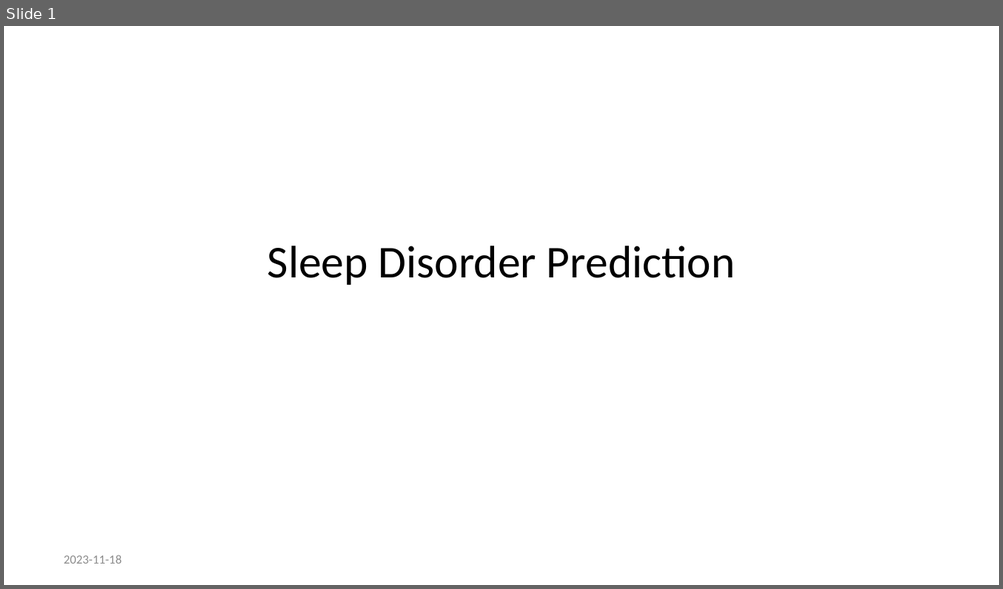
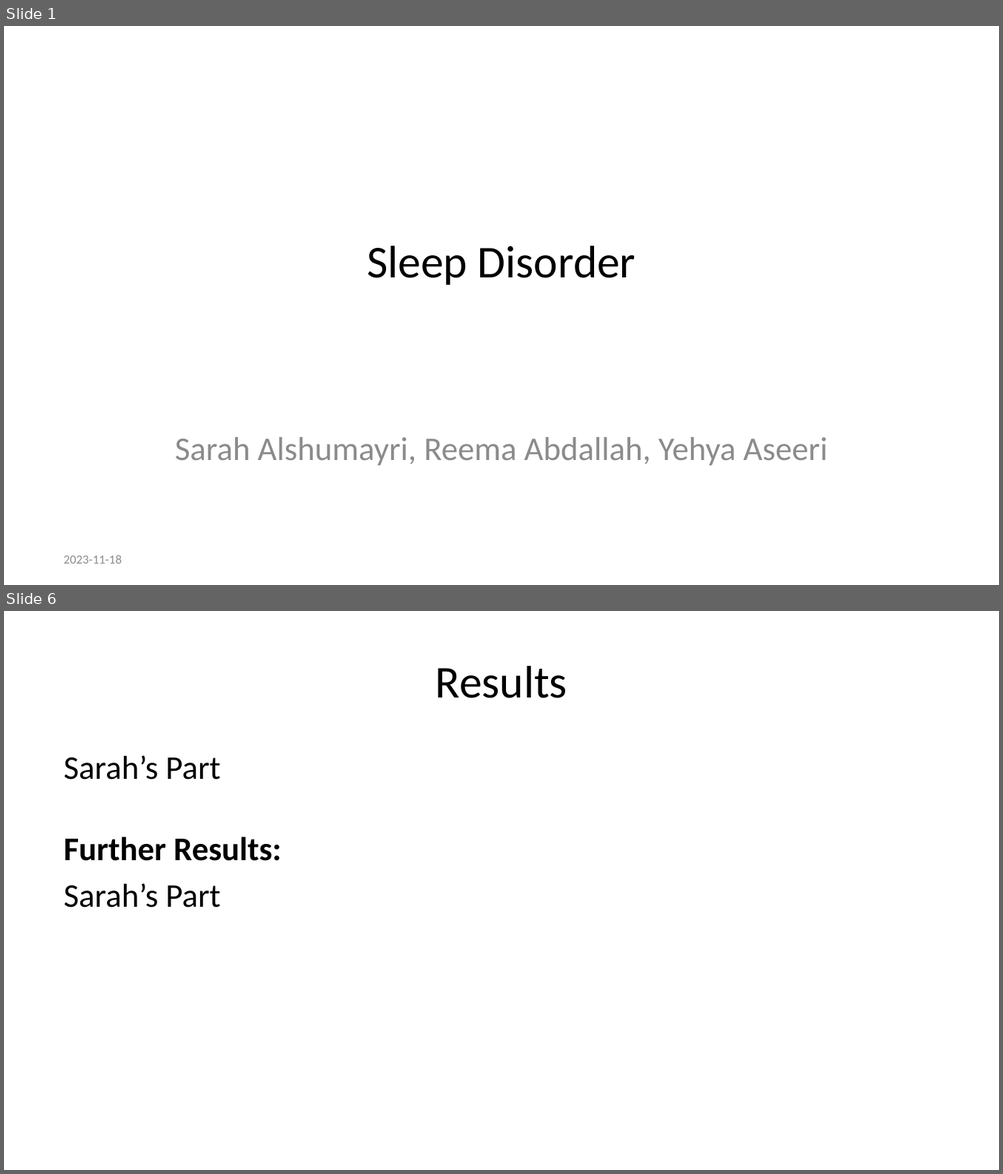
Before and after one commit to Sarah-Alshumayri/Data_Sciences_PPT, a slide deck: Progress_Presentation.pptx. Shown one above the other, each under a label of ours: slide 1 before the commit, slides 1 and 6 after it; the slides between them are not shown. The pictures are 1003x589 and 1003x1174 pixels, drawn with LibreOffice and Linux fonts; fonts in the diff are those of the drawing. Boxes give left, top, right and bottom in pixels: in the first picture for what was removed or moved away, otherwise in the second. Text is boxed around its words. In the diff, an @@ line names an element or a change of style, - is before the commit and + after.

Commit message:
This is Sarah, I finished point 1 in my part

```diff
--- a/Progress_Presentation.pptx
+++ b/Progress_Presentation.pptx
@@ slide 6 added at [4, 611, 999, 1170], background #FFFFFF @@
@@ title added at [435, 666, 567, 698], 33 pt, text #000000 @@
+Results
@@ text added at [64, 755, 282, 908], 24 pt, text #000000 @@
+Sarah’s Part
+Further Results:
+Sarah’s Part
@@ slide 1 changed as well @@
@@ title at [367, 246, 635, 285]: text changed @@
-Sleep Disorder Prediction
+Sleep Disorder
@@ subtitle added at [175, 437, 828, 466], 24 pt, text #8C8C8C @@
+Sarah Alshumayri, Reema Abdallah, Yehya Aseeri
```
Also in this commit, not shown: 6 other slides added, 4 slides removed, 2 other files.
